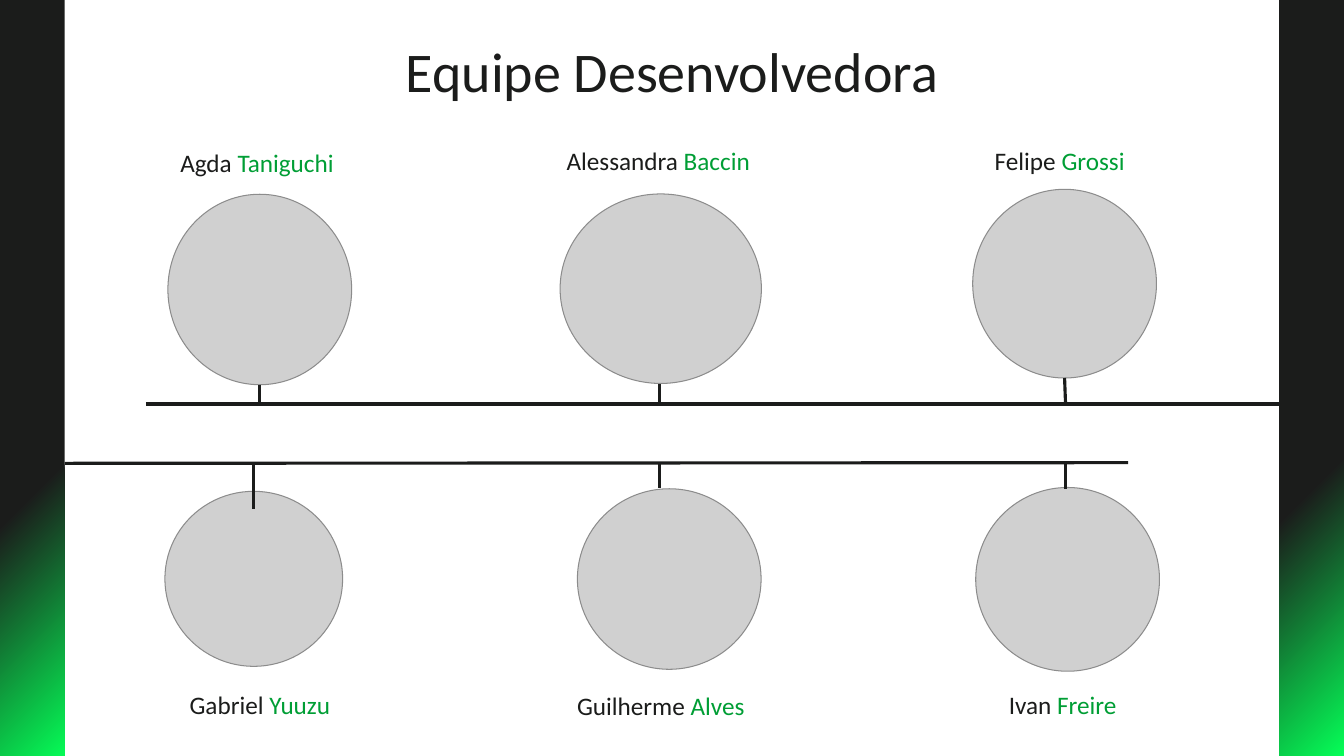
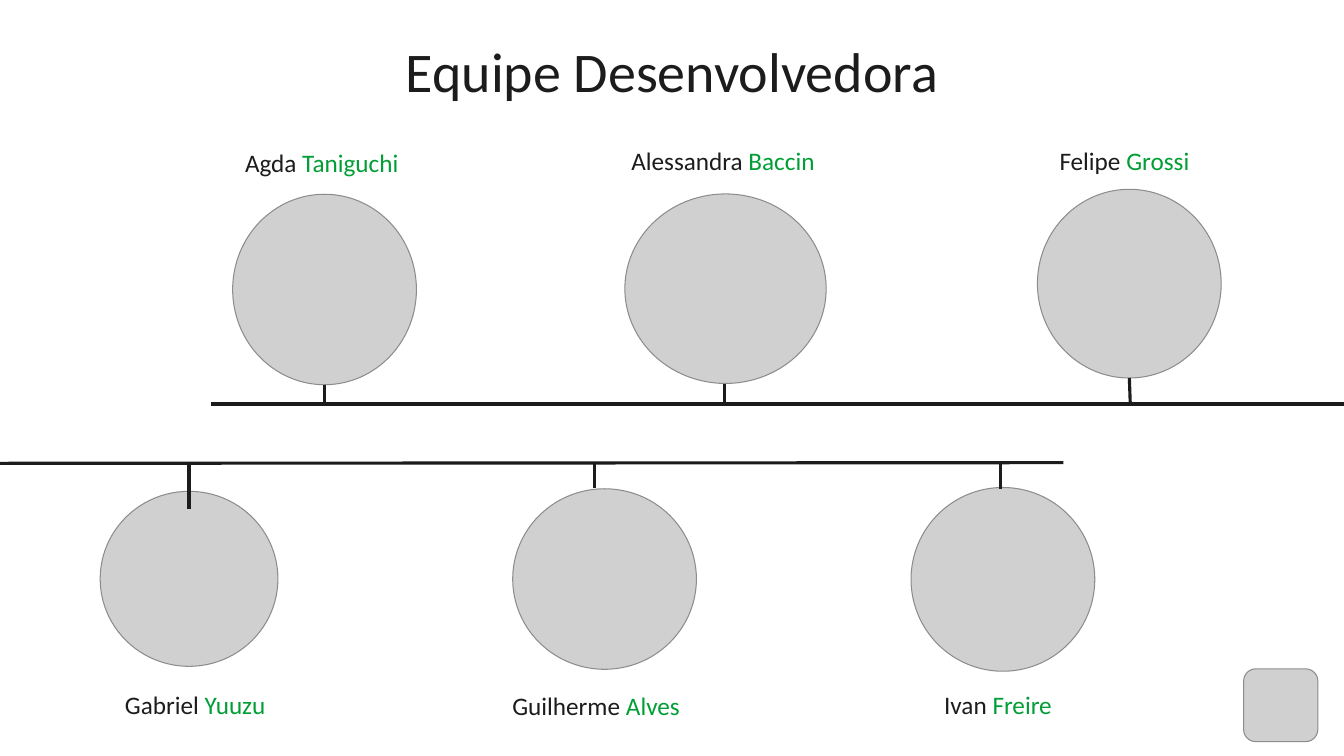
Before and after one commit to Projeto-Point/point, a slide deck: slide 3 of documentos/SlidePoint-Sprint2.pptx (slide 2 before the commit). Drawn at 1344x756 pixels with LibreOffice and Linux fonts; fonts in the diff are those of the drawing; grey boxes stand for pictures. Boxes give left, top, right and bottom in pixels: in the first picture for what was removed or moved away, otherwise in the second. Text is boxed around its words. In the diff, an @@ line names an element or a change of style, - is before the commit and + after.

```diff
--- a/documentos/SlidePoint-Sprint2.pptx
+++ b/documentos/SlidePoint-Sprint2.pptx
@@ rectangle removed at (0,0,65,756) @@
@@ rectangle removed at (1279,0,1344,756) @@
@@ 4 lines, 3 pictures, 3 texts: place and size @@
-4 lines, 3 pictures, 3 texts at (146,152,1279,404)
+4 lines, 3 pictures, 3 texts at (211,152,1344,404)
@@ 4 lines, 3 pictures, 3 texts: place and size @@
-4 lines, 3 pictures, 3 texts at (65,463,1159,716)
+4 lines, 3 pictures, 3 texts at (0,463,1095,716)
@@ picture added at (1244,669,1319,742) @@
```
Also in this commit, not shown: 8 other slides changed, 3 slides added, 21 other files.
